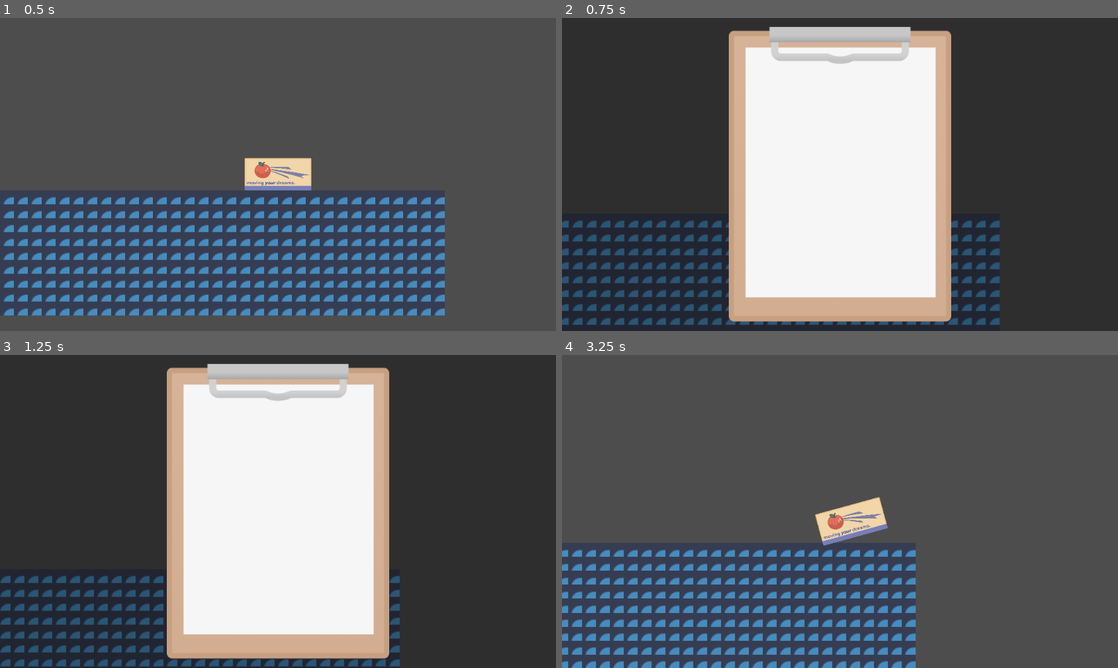
Above: before the commit, frames 1-4 (two rows, left to right).
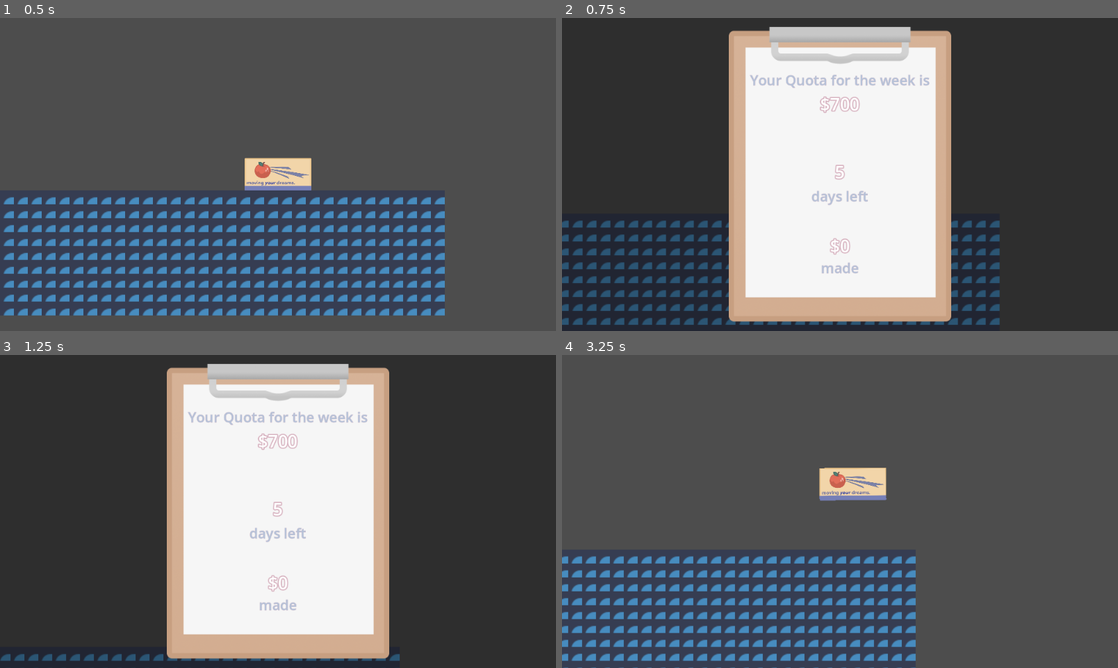
Above: after the commit, the same moments.

Repository: gavelhj/Daydream2025
Game: Godot game, scene res://World.tscn
Same seed, same stepped clock (60 frames per second), same inputs: the game is played once before the commit and once after it. The engine's default icon, where the game draws it, is replaced by a stand-in: a white triangle on a blue panel in a dark square.
Inputs (mouse positions are in pixels of both pictures, inside the frame that each line leads up to):
- Up to frame 1 (0.5 s): no input
- Up to frame 2 (0.75 s): tap Enter (ui_accept) at 0.5 s; move the mouse to (962, 158) at 0.52 s; hold Right (ui_right) from 0.53 s (still down); hold Tab (ui_focus_next) from 0.53 s (still down)
- Up to frame 3 (1.25 s): keep holding Right (ui_right); keep holding Tab (ui_focus_next); tap Enter (ui_accept) at 0.77, 0.8, 1.07 s
- Up to frame 4 (3.25 s): move the mouse to (728, 527) at 1.27 s; release Tab (ui_focus_next) at 1.28 s; tap Enter (ui_accept) at 1.35, 1.52, 1.82, 2.3, 3.02 s; tap Tab (ui_focus_next) at 1.55, 2.85 s; move the mouse to (895, 442) at 2.02 s; release Right (ui_right) at 2.03 s; hold Left (ui_left) 2.03-2.78 s; hold Tab (ui_focus_next) 2.03-2.78 s; move the mouse to (812, 574) at 2.77 s; hold Right (ui_right) from 2.78 s (still down)

Frame 1 is identical in both runs. In frame 2, 1.0% of the frame differs, in the area x 33-67%, y 18-82%; in frame 3, 5.2%; in frame 4, 18%, in the area x 0-64%, y 36-100%.
Error after the commit: Invalid assignment of property or key 'position' with value of type 'Vector2' on a base object of type 'PackedScene'. (res://player.gd:21)

Commit message:
train update
it's called the train update cause i coded it while on the train

Diff:
--- a/daydreamers/HUD.gd
+++ b/daydreamers/HUD.gd
@@ -13,5 +13,8 @@
 
 	elif event.is_action_pressed("ui_focus_next"):
 		Scene.showoverlay($Quota) #i built this function brick by brick
+		$Quota/blackbackground/TextureRect/Balance.text = "$" + str(Game.balance)
+		$Quota/blackbackground/TextureRect/Days.text = str(Game.daysleft)
+		$Quota/blackbackground/TextureRect/Quota.text = "$" + str(Game.quota)
 	elif event.is_action_released("ui_focus_next"):
 		Scene.hideoverlay($Quota)
--- a/daydreamers/Quota.tscn
+++ b/daydreamers/Quota.tscn
@@ -1,8 +1,21 @@
-[gd_scene load_steps=2 format=3 uid="uid://davv6ke1mw3li"]
+[gd_scene load_steps=5 format=3 uid="uid://davv6ke1mw3li"]
 
+[ext_resource type="Script" uid="uid://b3yg2x1k0ghkq" path="res://quota.gd" id="1_ahq60"]
 [ext_resource type="Texture2D" uid="uid://cmqfibooapand" path="res://clipboard-sprite.png" id="1_qjgnv"]
 
+[sub_resource type="LabelSettings" id="LabelSettings_fhne0"]
+font_size = 40
+outline_size = 10
+outline_color = Color(0.84705883, 0.7058824, 0.75686276, 1)
+
+[sub_resource type="LabelSettings" id="LabelSettings_ahq60"]
+font_size = 32
+font_color = Color(0.7058824, 0.75686276, 0.84705883, 1)
+outline_size = 2
+outline_color = Color(0.84705883, 0.7058824, 0.75686276, 1)
+
 [node name="Quota" type="CanvasLayer"]
+script = ExtResource("1_ahq60")
 
 [node name="blackbackground" type="ColorRect" parent="."]
 offset_right = 660.0
@@ -17,3 +30,101 @@
 offset_bottom = 688.0
 scale = Vector2(0.5, 0.5)
 texture = ExtResource("1_qjgnv")
+
+[node name="Days" type="Label" parent="blackbackground/TextureRect"]
+layout_mode = 1
+anchors_preset = 8
+anchor_left = 0.5
+anchor_top = 0.5
+anchor_right = 0.5
+anchor_bottom = 0.5
+offset_left = -114.0
+offset_top = -33.0
+offset_right = 114.0
+offset_bottom = 22.0
+grow_horizontal = 2
+grow_vertical = 2
+text = "placeholder"
+label_settings = SubResource("LabelSettings_fhne0")
+horizontal_alignment = 1
+
+[node name="Label3" type="Label" parent="blackbackground/TextureRect"]
+layout_mode = 1
+anchors_preset = 8
+anchor_left = 0.5
+anchor_top = 0.5
+anchor_right = 0.5
+anchor_bottom = 0.5
+offset_left = -207.0
+offset_top = 27.5
+offset_right = 207.0
+offset_bottom = 120.5
+grow_horizontal = 2
+grow_vertical = 2
+text = "days left"
+label_settings = SubResource("LabelSettings_ahq60")
+horizontal_alignment = 1
+
+[node name="Label2" type="Label" parent="blackbackground/TextureRect"]
+layout_mode = 1
+anchors_preset = 5
+anchor_left = 0.5
+anchor_right = 0.5
+offset_left = -207.0
+offset_top = 532.0
+offset_right = 207.0
+offset_bottom = 625.0
+grow_horizontal = 2
+text = "made
+"
+label_settings = SubResource("LabelSettings_ahq60")
+horizontal_alignment = 1
+
+[node name="Label" type="Label" parent="blackbackground/TextureRect"]
+layout_mode = 1
+anchors_preset = 5
+anchor_left = 0.5
+anchor_right = 0.5
+offset_left = -207.0
+offset_top = 100.0
+offset_right = 207.0
+offset_bottom = 193.0
+grow_horizontal = 2
+text = "Your Quota for the week is
+"
+label_settings = SubResource("LabelSettings_ahq60")
+horizontal_alignment = 1
+
+[node name="Quota" type="Label" parent="blackbackground/TextureRect"]
+layout_mode = 1
+anchors_preset = 8
+anchor_left = 0.5
+anchor_top = 0.5
+anchor_right = 0.5
+anchor_bottom = 0.5
+offset_left = -114.0
+offset_top = -189.0
+offset_right = 114.0
+offset_bottom = -134.0
+grow_horizontal = 2
+grow_vertical = 2
+text = "placeholder"
+label_settings = SubResource("LabelSettings_fhne0")
+horizontal_alignment = 1
+
+[node name="Balance" type="Label" parent="blackbackground/TextureRect"]
+layout_mode = 1
+anchors_preset = 8
+anchor_left = 0.5
+anchor_top = 0.5
+anchor_right = 0.5
+anchor_bottom = 0.5
+offset_left = -114.0
+offset_top = 137.0
+offset_right = 114.0
+offset_bottom = 192.0
+grow_horizontal = 2
+grow_vertical = 2
+text = "placeholder"
+label_settings = SubResource("LabelSettings_fhne0")
+horizontal_alignment = 1
--- /dev/null
+++ b/daydreamers/game.gd
@@ -0,0 +1,15 @@
+extends Node
+
+var balance = 0
+var quota = 700
+var daysleft = 5
+
+func night_check():
+	if daysleft == 0 and balance < quota:
+		begin_level("night")
+
+func begin_level(time): #day or night
+	pass
+
+func game_loop_start():
+	pass
--- a/daydreamers/global.gd
+++ b/daydreamers/global.gd
@@ -4,5 +4,3 @@
 
 var sound = true
 var music = true
-
-var money = 0
--- a/daydreamers/inventory.gd
+++ b/daydreamers/inventory.gd
@@ -1,3 +1,14 @@
 extends CanvasLayer
 
-var items = []
+var itempool = ["rocket",
+"apple",
+"box",
+"plank",
+"spring"]
+
+var items = ["apple"]
+
+func get_items(amount):
+	for i in range(amount):
+		var randnum = randi_range(0, 4)
+		items.append(itempool[randnum])
--- a/daydreamers/player.gd
+++ b/daydreamers/player.gd
@@ -18,9 +18,9 @@
 func eject_apple():
 	var apple = Scene.summon("res://Apple.tscn")
 	var main = get_tree().get_root().get_node("World")
-	apple.position = position
+	apple.position = Vector2.ZERO
 	apple.rotation = 0
-	main.add_child.call_deferred(apple)
+	add_child.call_deferred(apple)
 
 func animate(direction, delta):
 
--- a/daydreamers/project.godot
+++ b/daydreamers/project.godot
@@ -20,6 +20,7 @@
 Global="*res://global.gd"
 Scene="*res://scene.gd"
 Inventory="*res://inventory.gd"
+Game="*res://game.gd"
 
 [display]
 
--- /dev/null
+++ b/daydreamers/quota.gd
@@ -0,0 +1 @@
+extends CanvasLayer
--- a/daydreamers/world.gd
+++ b/daydreamers/world.gd
@@ -31,4 +31,5 @@
 	Inventory.items.clear()
 
 func _ready():
-	print("works")
+	pass
+	#Scene.changeTo("res://GameStart.tscn")
Not shown, added: daydreamers/game.gd.uid
Not shown, added: daydreamers/quota.gd.uid
